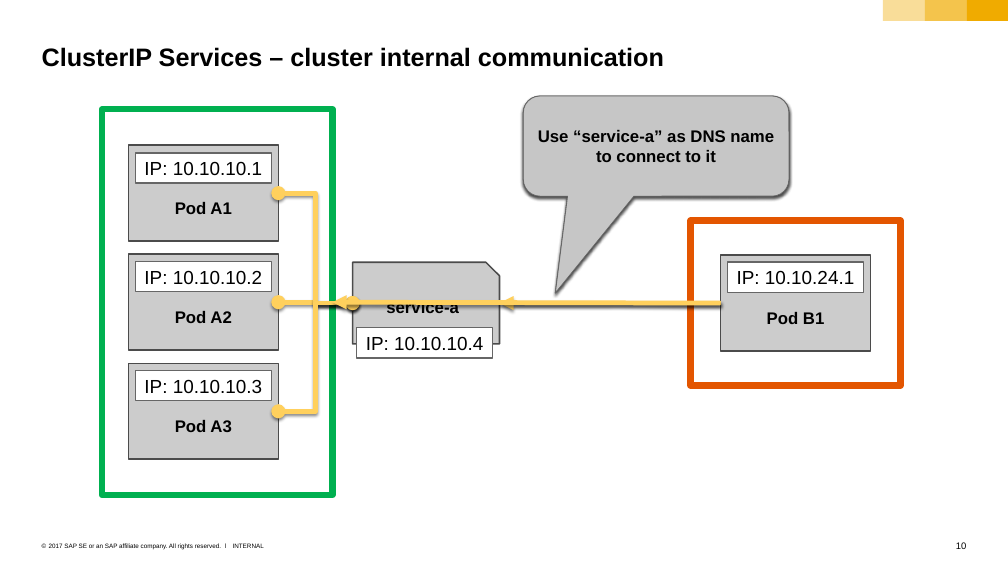
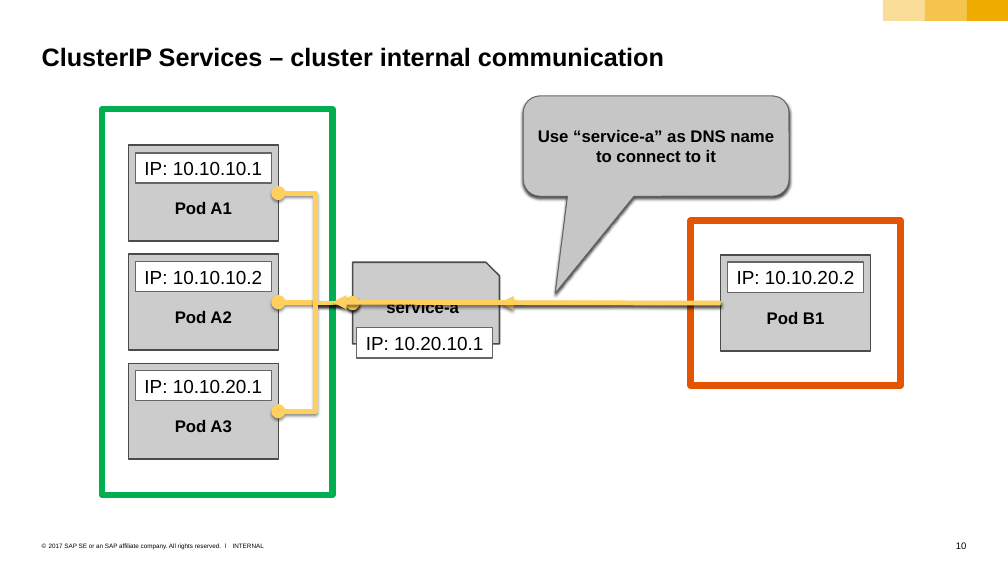
Before and after one commit to cuijiyao01/docker-k8s-training, a slide deck: slide 10 of kubernetes/04_networking_services.pptx. Drawn at 1008x567 pixels with LibreOffice and Linux fonts; fonts in the diff are those of the drawing. Boxes give left, top, right and bottom in pixels: in the first picture for what was removed or moved away, otherwise in the second. Text is boxed around its words. In the diff, an @@ line names an element or a change of style, - is before the commit and + after.

```diff
--- a/kubernetes/04_networking_services.pptx
+++ b/kubernetes/04_networking_services.pptx
@@ text in rectangle at [737, 270, 854, 285]: text changed @@
-IP: 10.10.24.1
+IP: 10.10.20.2
@@ text in rectangle at [366, 336, 483, 350]: text changed @@
-IP: 10.10.10.4
+IP: 10.20.10.1
@@ text in rectangle at [144, 379, 262, 394]: text changed @@
-IP: 10.10.10.3
+IP: 10.10.20.1
```
Also in this commit, not shown: 4 other slides changed.
